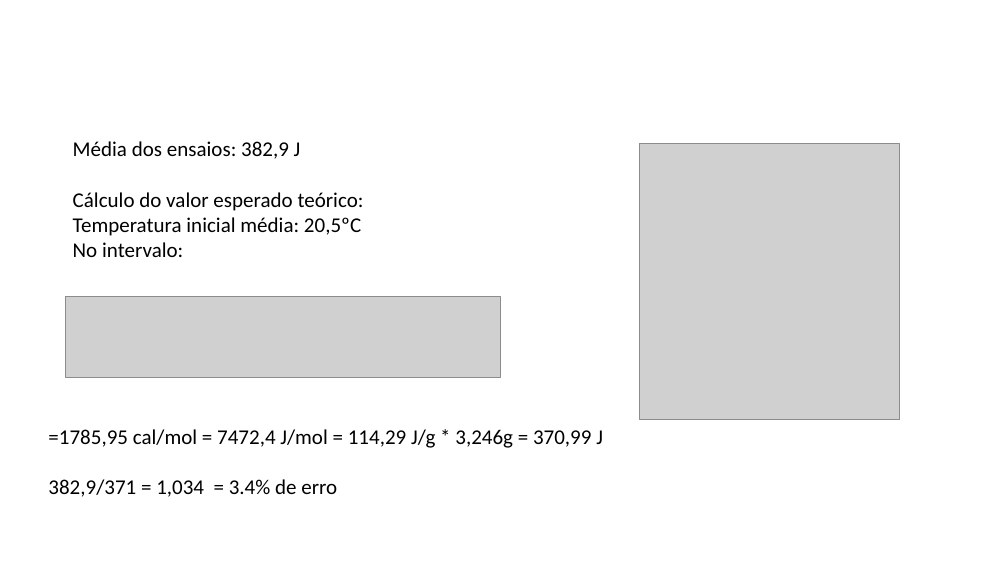
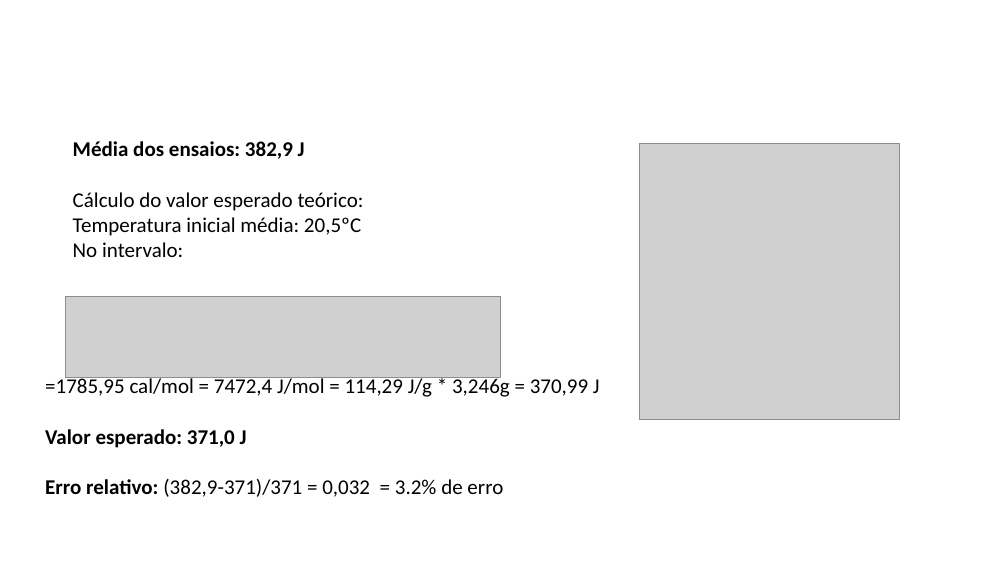
Before and after one commit to gg881/Calorimetro, a slide deck: slide 15 of Análises.pptx (slide 14 before the commit). Drawn at 1008x567 pixels with LibreOffice and Linux fonts; fonts in the diff are those of the drawing; grey boxes stand for pictures. Boxes give left, top, right and bottom in pixels: in the first picture for what was removed or moved away, otherwise in the second. Text is boxed around its words. In the diff, an @@ line names an element or a change of style, - is before the commit and + after.

```diff
--- a/Análises.pptx
+++ b/Análises.pptx
@@ text at (x1=73, y1=141, x2=305, y2=159): bold on in "Média dos ensaios: 382,9 J" @@
@@ text "=1785,95 cal/mol = 7472,4 J/mol ..." moved from (x1=48, y1=429, x2=603, y2=497) to (x1=45, y1=376, x2=600, y2=497) @@
@@ text at (x1=45, y1=429, x2=503, y2=497): text changed; bold on @@
-382,9/371 = 1,034 = 3.4% de erro
+Valor esperado: 371,0 J
+Erro relativo: (382,9-371)/371 = 0,032 = 3.2% de erro
```
Also in this commit, not shown: 11 other slides changed, 10 slides added, 1 slide removed, 37 other files.
